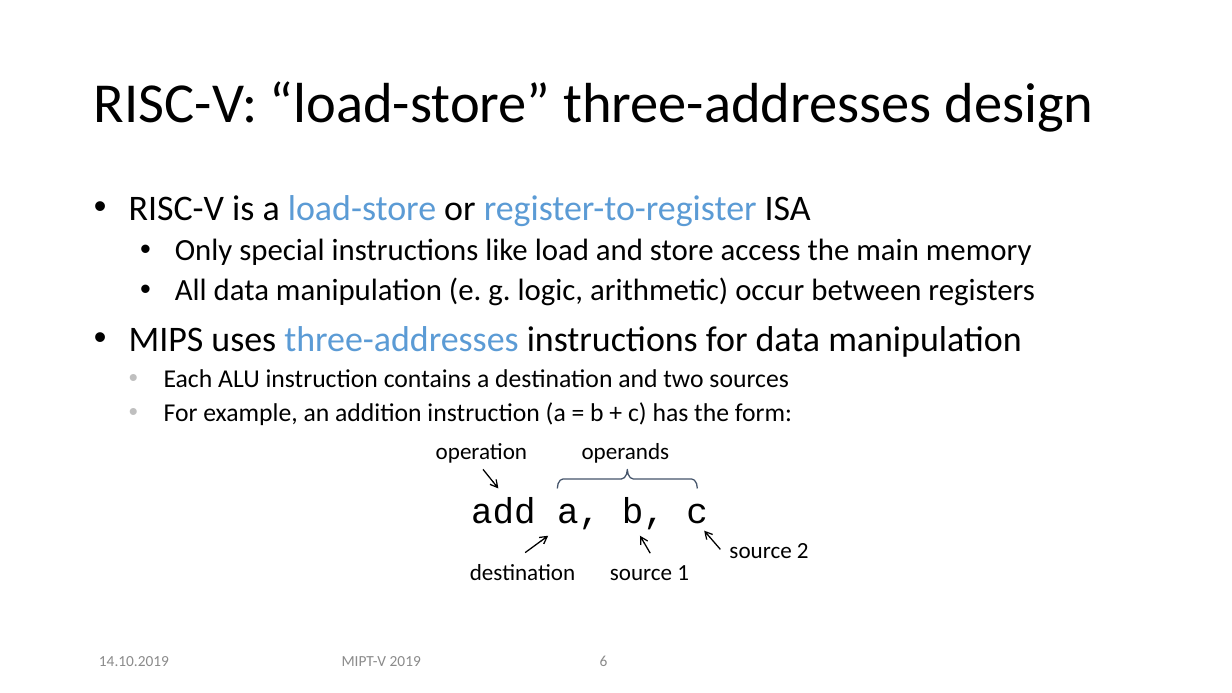
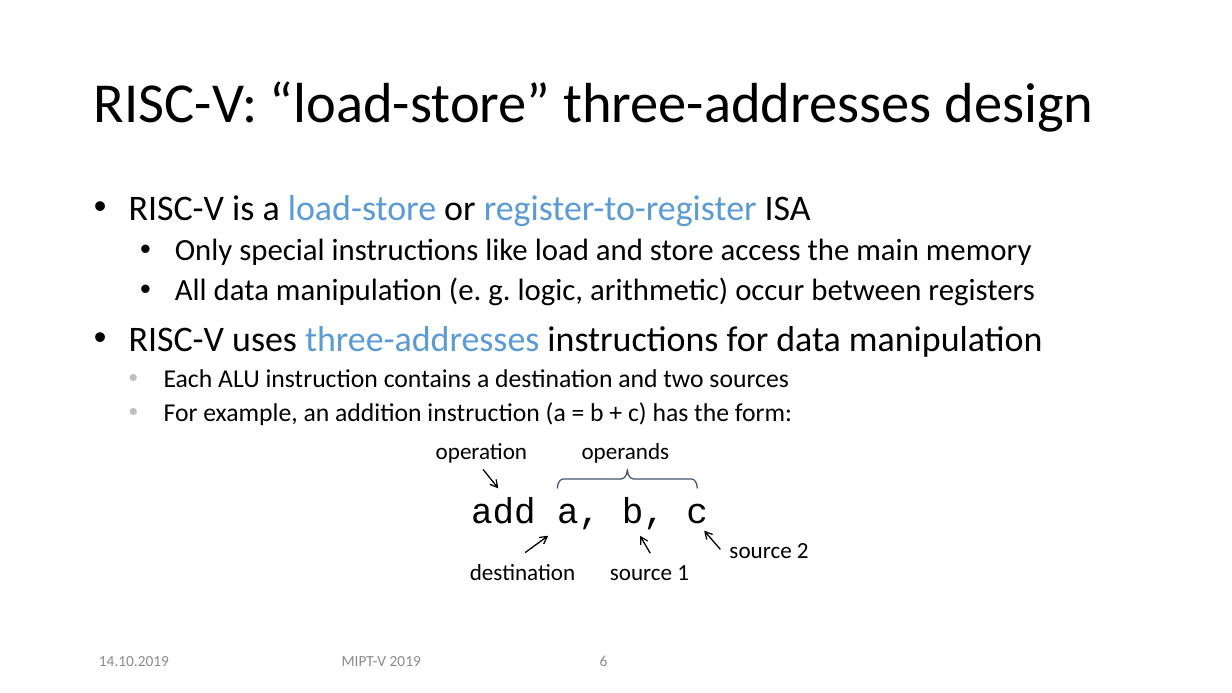
Before and after one commit to MIPT-ILab/ca-lectures, a slide deck: slide 6 of mipt-mips/2019/L4/Lecture 4 - RISC-V ISA NO AUDIO.pptx. Drawn at 1232x693 pixels with LibreOffice and Linux fonts; fonts in the diff are those of the drawing; background and template pictures are left out. Boxes give left, top, right and bottom in pixels: in the first picture for what was removed or moved away, otherwise in the second. Text is boxed around its words. In the diff, an @@ line names an element or a change of style, - is before the commit and + after.

```diff
--- a/mipt-mips/2019/L4/Lecture 4 - RISC-V ISA NO AUDIO.pptx
+++ b/mipt-mips/2019/L4/Lecture 4 - RISC-V ISA NO AUDIO.pptx
@@ text at bbox=[129, 326, 1042, 357]: text changed @@
-• MIPS uses three-addresses instructions for data manipulation
+• RISC-V uses three-addresses instructions for data manipulation
```
Also in this commit, not shown: 7 other slides changed.
